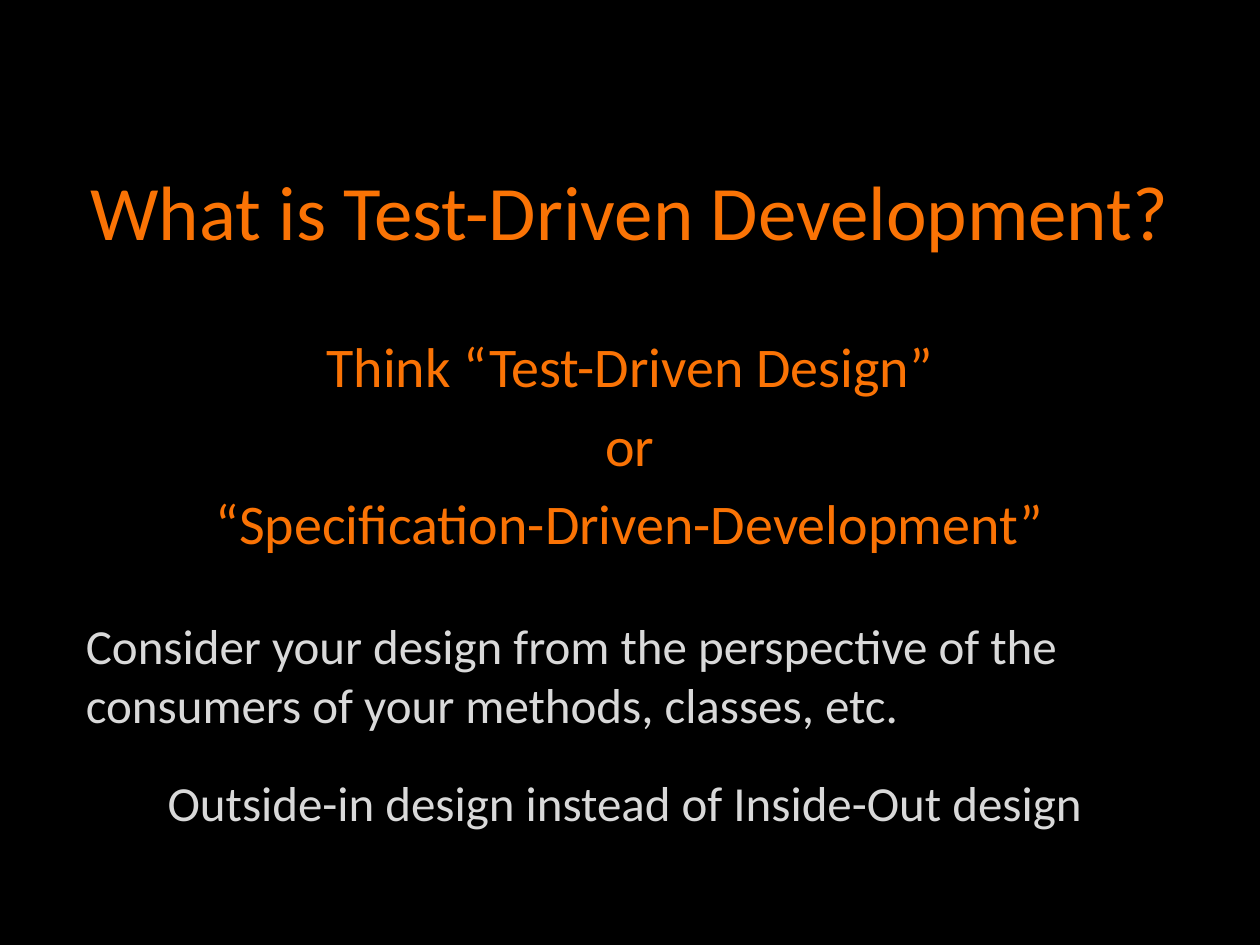
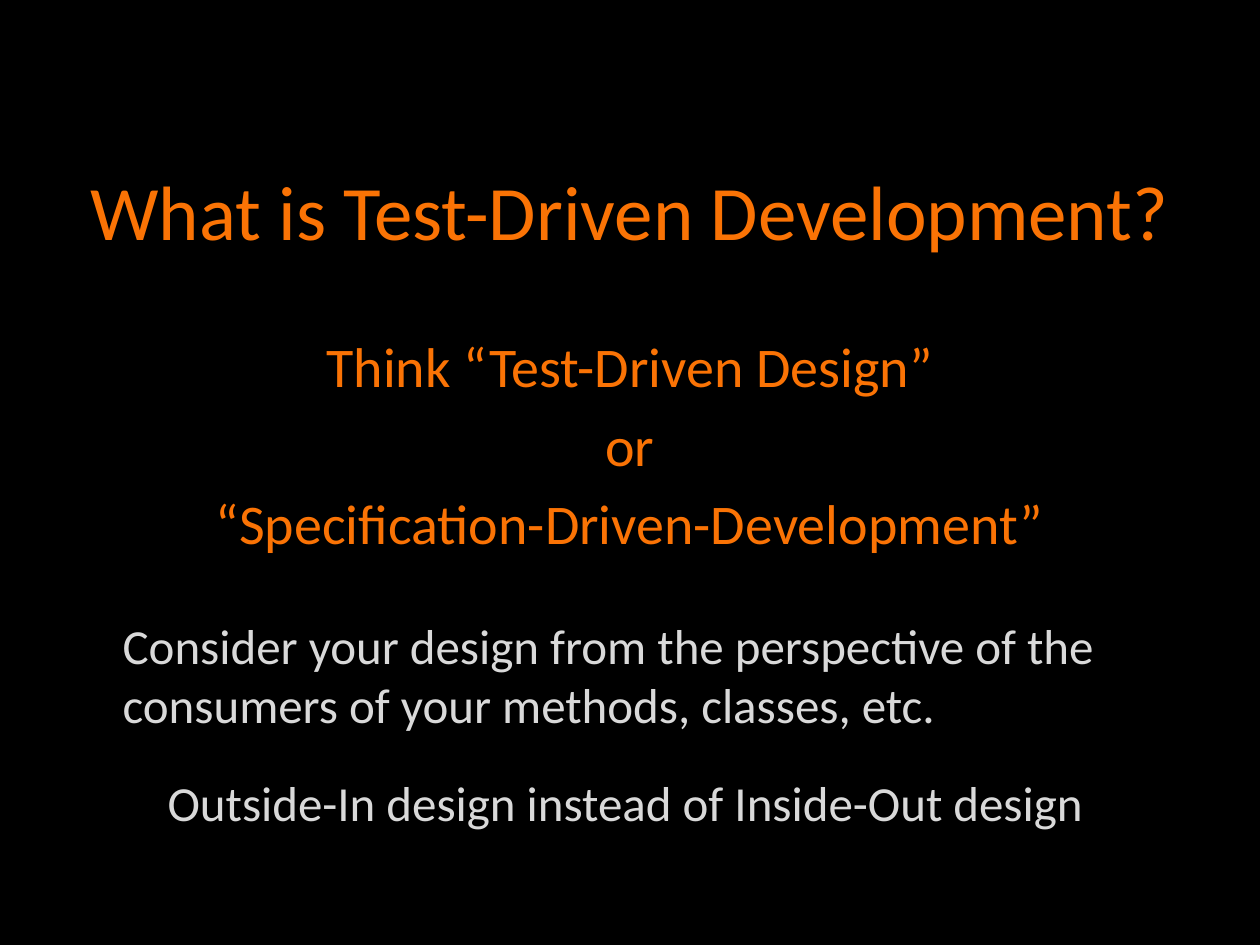
Before and after one commit to agilefire/November2010, a slide deck: slide 12 of Agile Firestarter Winter 2011 Test-Driven-Development.pptx (slide 14 before the commit). Drawn at 1260x945 pixels with LibreOffice and Linux fonts; fonts in the diff are those of the drawing. Boxes give left, top, right and bottom in pixels: in the first picture for what was removed or moved away, otherwise in the second. Text is boxed around its words. In the diff, an @@ line names an element or a change of style, - is before the commit and + after.

```diff
--- a/Agile Firestarter Winter 2011 Test-Driven-Development.pptx
+++ b/Agile Firestarter Winter 2011 Test-Driven-Development.pptx
@@ text "Consider your design from the ...": place and size @@
-text "Consider your design from the ..." at (86,630,1056,731)
+text "Consider your design from the ..." at (123,630,1093,731)
@@ text at (168,787,1082,830): text changed @@
-Outside-in design instead of Inside-Out design
+Outside-In design instead of Inside-Out design
```
Also in this commit, not shown: 9 other slides changed, 10 slides added, 13 slides removed.
